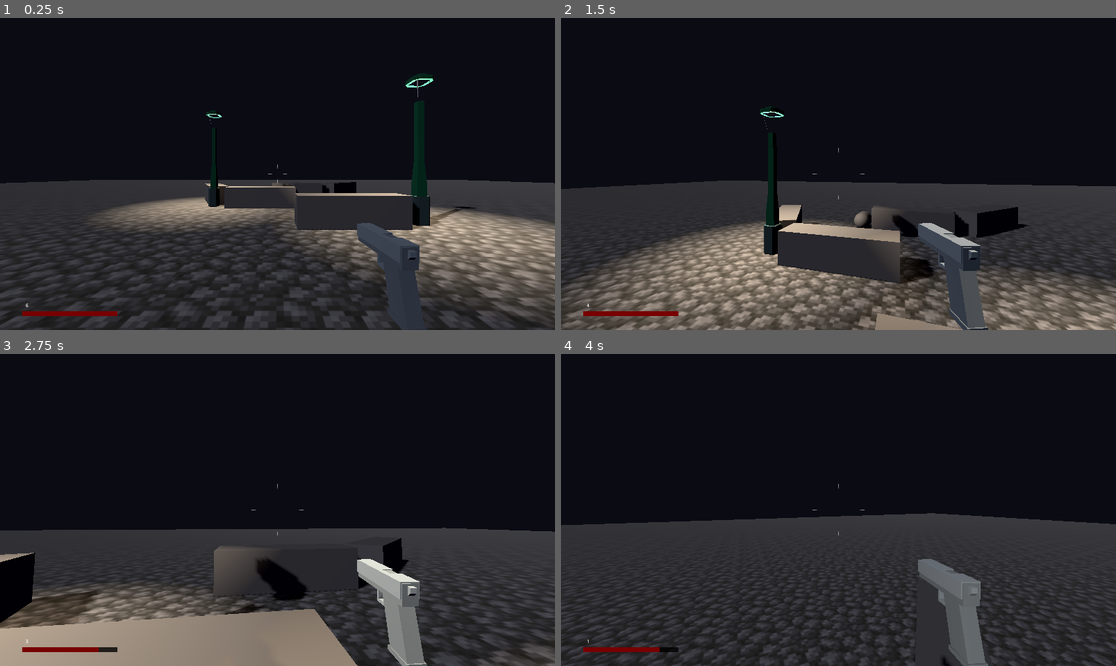
Above: before the commit, frames 1-4 (two rows, left to right).
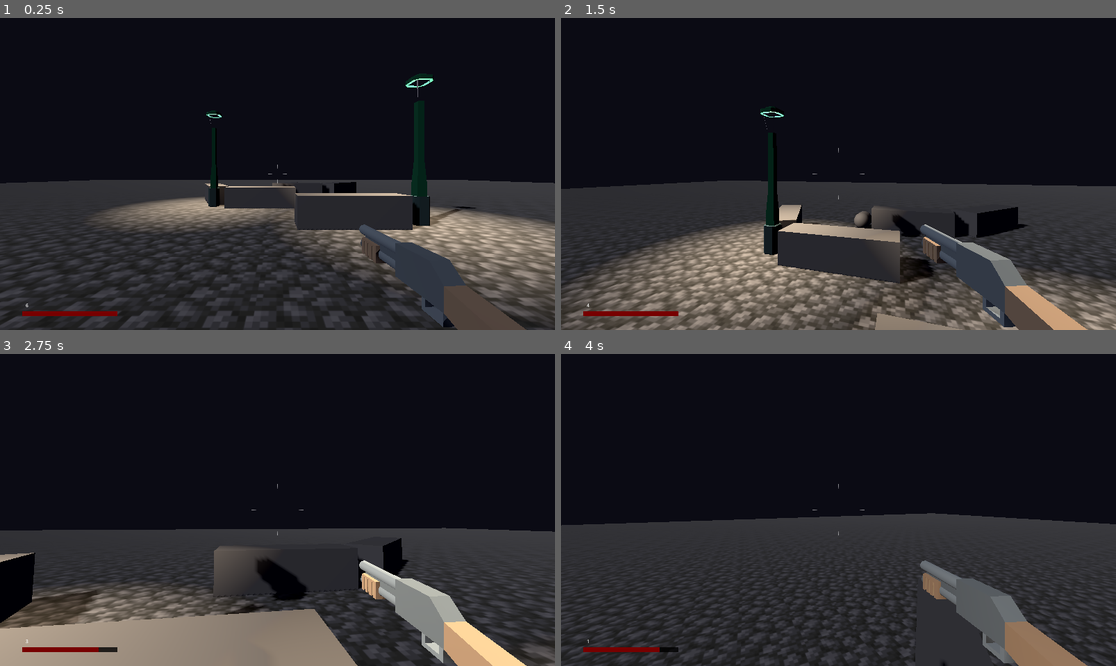
Above: after the commit, the same moments.

Repository: cjratcliff/hellebore
Game: Godot game, scene res://levels/main.tscn
Same seed, same stepped clock (60 frames per second), same inputs: the game is played once before the commit and once after it.
Inputs (mouse positions are in pixels of both pictures, inside the frame that each line leads up to):
- Up to frame 1 (0.25 s): no input
- Up to frame 2 (1.5 s): tap Enter at 0.5 s; move the mouse to (866, 174) at 0.52 s; press the mouse at (866, 174) at 0.53 s; hold W (move_forward) from 0.53 s (still down); tap Space (jump) at 0.77 s; move the mouse to (810, 174) at 1.27 s; release the mouse at (810, 174) at 1.28 s; click (810, 174) at 1.35 s
- Up to frame 3 (2.75 s): keep holding W (move_forward); tap Space (jump) at 1.52 s; move the mouse to (288, 503) at 2.02 s; press the mouse at (288, 503) at 2.03 s
- Up to frame 4 (4 s): keep holding W (move_forward); move the mouse to (832, 516) at 2.77 s; release the mouse at (832, 516) at 2.78 s; click (832, 516) at 2.85 s; tap Space (jump) at 3.02, 3.77 s; move the mouse to (877, 513) at 3.52 s; press the mouse at (877, 513) at 3.53 s

The runs differ from the first frame. In frame 1, 2.4% of the frame differs, in the area x 64-95%, y 65-100%; in frame 2, 3.3%; in frame 3, 4.2%; in frame 4, 3.9%.

Commit message:
delete fbx, using glb

Diff:
--- a/hellebore/actors/player/player.tscn
+++ b/hellebore/actors/player/player.tscn
@@ -2,7 +2,7 @@
 
 [ext_resource type="Script" uid="uid://cdbfsy1mesqy1" path="res://actors/player/player.gd" id="1_nvxhs"]
 [ext_resource type="Script" uid="uid://bvju3p3emaldu" path="res://camera/camera_3d.gd" id="2_ax26v"]
-[ext_resource type="PackedScene" uid="uid://43j1qh66agi5" path="res://actors/player/pistol.fbx" id="2_ilk7j"]
+[ext_resource type="PackedScene" uid="uid://dpdy65528n785" path="res://actors/player/shotgun.glb" id="4_lsqbn"]
 
 [sub_resource type="CapsuleShape3D" id="CapsuleShape3D_rybk0"]
 
@@ -17,8 +17,8 @@
 transform = Transform3D(1, 0, 0, 0, 1, 0, 0, 0, 1, 0, 1.711199, 0)
 script = ExtResource("2_ax26v")
 
-[node name="pistol" parent="Camera3D" unique_id=1680183230 instance=ExtResource("2_ilk7j")]
-transform = Transform3D(0.99784935, 0, 0.0655489, 0, 1, 0, -0.0655489, 0, 0.99784935, 0.3675239, -0.43338168, -0.6970133)
+[node name="shotgun2" parent="Camera3D" unique_id=1178110461 instance=ExtResource("4_lsqbn")]
+transform = Transform3D(-0.99720705, 0, -0.07468793, 0, 1, 0, 0.07468793, 0, -0.99720705, 0.3675239, -0.35492516, -0.5329259)
 
 [node name="CollisionShape3D" type="CollisionShape3D" parent="." unique_id=704709170]
 transform = Transform3D(1, 0, 0, 0, 1, 0, 0, 0, 1, 0, 1.0627842, 0)
Not shown, removed: hellebore/actors/player/pistol.fbx
Binary file added: hellebore/actors/player/shotgun.glb
Not shown, changed: hellebore/actors/player/shotgun.glb.import
